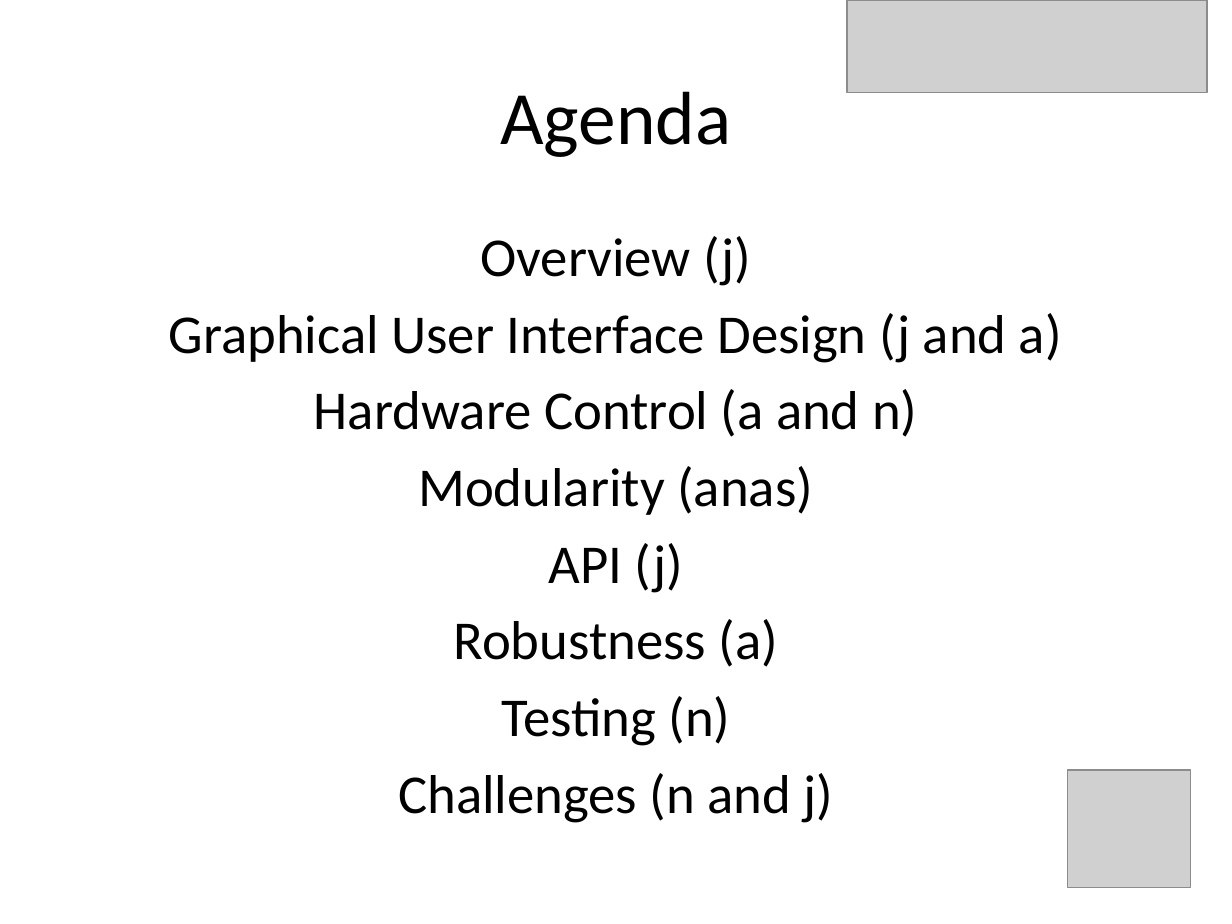
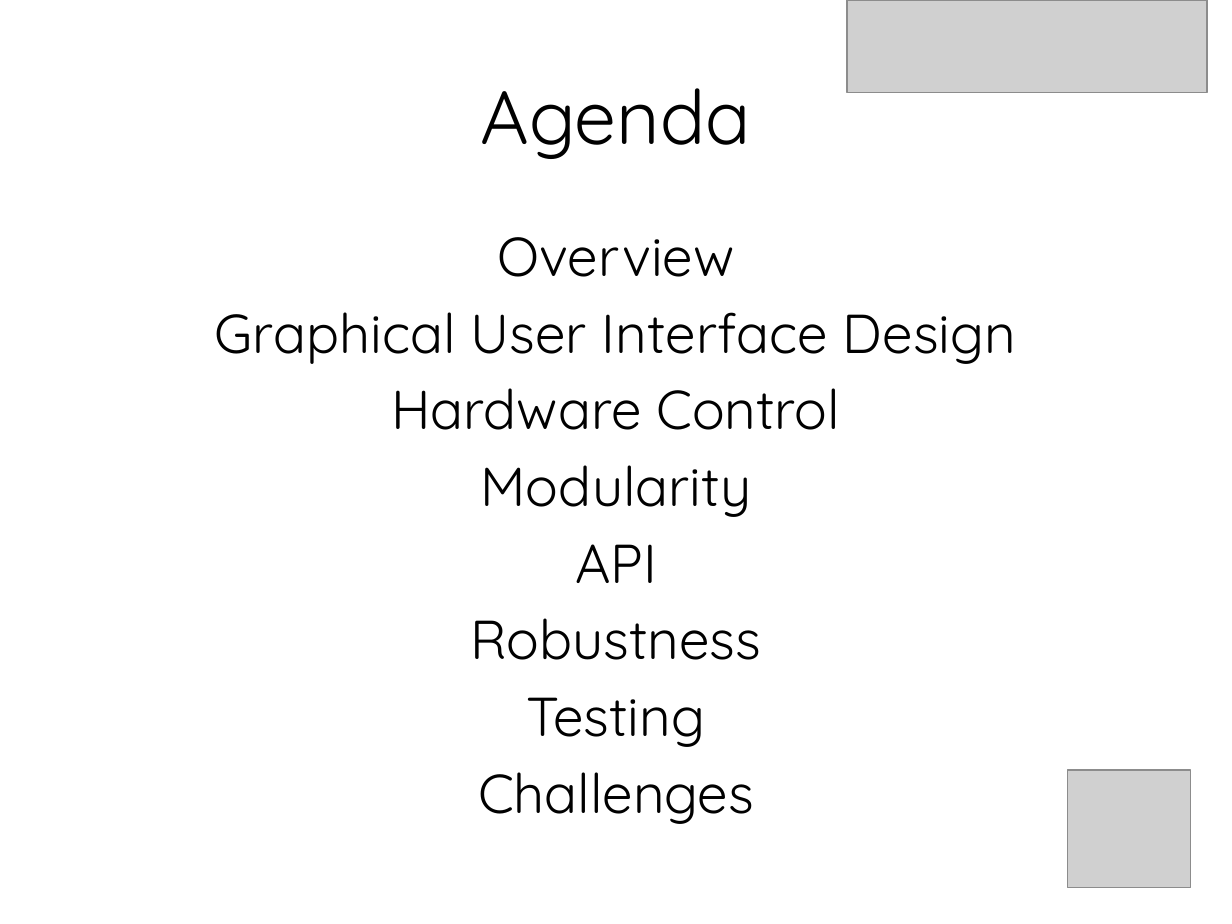
Before and after one commit to doctoboggan/DeathRay, a slide deck: slide 3 of manuals/desReview.pptx. Drawn at 1232x924 pixels with LibreOffice and Linux fonts; fonts in the diff are those of the drawing; grey boxes stand for pictures. Boxes give left, top, right and bottom in pixels: in the first picture for what was removed or moved away, otherwise in the second. Text is boxed around its words. In the diff, an @@ line names an element or a change of style, - is before the commit and + after.

```diff
--- a/manuals/desReview.pptx
+++ b/manuals/desReview.pptx
@@ title "Agenda" at <box>481,88,751,159</box>: font Calibri to Quicksand @@
@@ text at <box>215,237,1016,824</box>: text changed; font Calibri to Quicksand @@
-Overview (j)
-Graphical User Interface Design (j and a)
-Hardware Control (a and n)
-Modularity (anas)
-API (j)
-Robustness (a)
-Testing (n)
-Challenges (n and j)
+Overview
+Graphical User Interface Design
+Hardware Control
+Modularity
+API
+Robustness
+Testing
+Challenges
```
Also in this commit, not shown: 18 other slides changed, 1 slide added.
